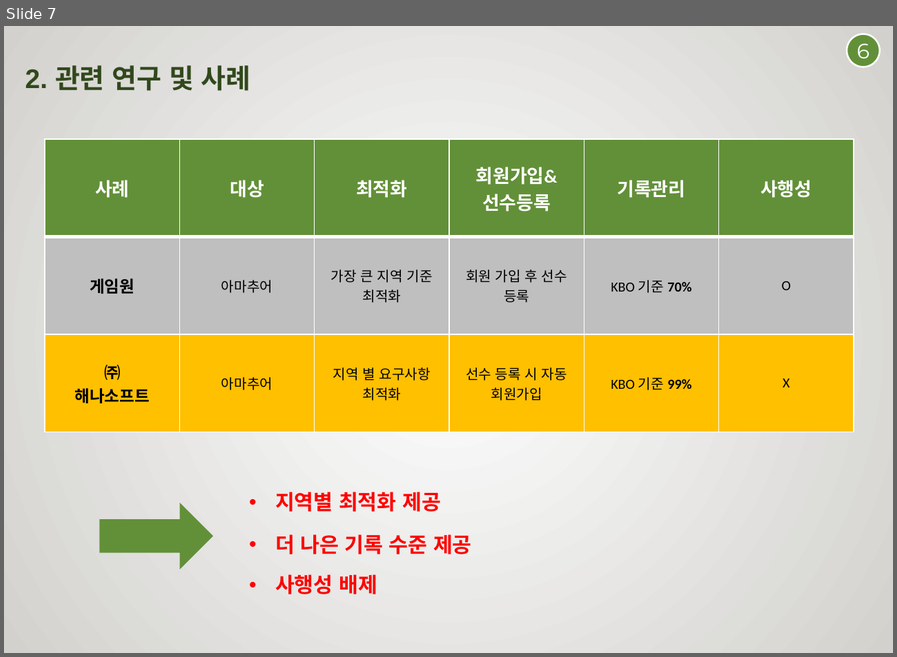
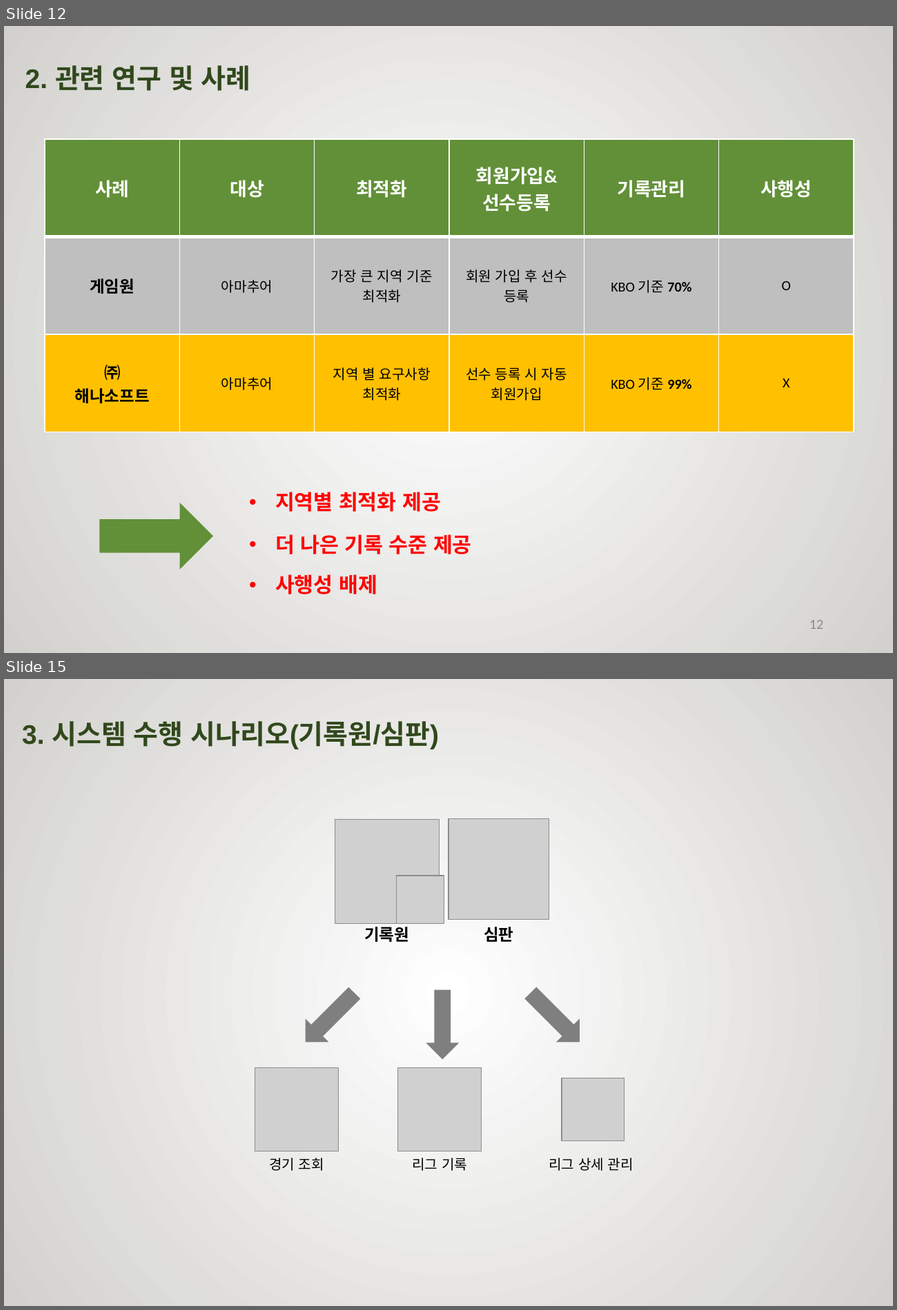
Before and after one commit to rimbong/Webengers, a slide deck: resources/졸작설계서.pptx. Shown one above the other, each under a label of ours: slide 7 before the commit, slides 12 and 15 after it; the slides between them are not shown. The pictures are 897x657 and 897x1310 pixels, drawn with LibreOffice and Linux fonts; fonts in the diff are those of the drawing; grey boxes stand for pictures; background and template pictures are left out. Boxes give left, top, right and bottom in pixels: in the first picture for what was removed or moved away, otherwise in the second. Text is boxed around its words. In the diff, an @@ line names an element or a change of style, - is before the commit and + after.

```diff
--- a/resources/졸작설계서.pptx
+++ b/resources/졸작설계서.pptx
@@ slide 15 added at [4,679,893,1306], background picture (left out) @@
@@ text added at [22,721,439,749], 40 pt, text #31481C, bold @@
+3. 시스템 수행 시나리오(기록원/심판)
@@ picture added at [335,820,439,924] @@
@@ picture added at [449,818,549,919] @@
@@ picture added at [396,876,444,923] @@
@@ text added at [364,927,409,942], 14 pt, text #000000, bold @@
+기록원
@@ text added at [484,927,513,942], 14 pt, text #000000, bold @@
+심판
@@ right arrow added at [294,981,366,1053], fill #7F7F7F @@
@@ right arrow added at [519,981,590,1053], fill #7F7F7F @@
@@ right arrow added at [426,990,459,1059], fill #7F7F7F @@
@@ picture added at [254,1067,339,1152] @@
@@ picture added at [398,1067,481,1152] @@
@@ picture added at [562,1078,624,1141] @@
@@ text added at [269,1158,324,1171], 12 pt, text #000000 @@
+경기 조회
@@ text added at [412,1158,467,1171], 12 pt, text #000000 @@
+리그 기록
@@ text added at [548,1158,633,1171], 12 pt, text #000000 @@
+리그 상세 관리
@@ what was slide 7 is now slide 12 @@
@@ slide 12 changed as well @@
@@ ellipse removed at [846,34,880,67] @@
-6
@@ page number added at [809,620,823,629], 12 pt, text #8C8C8C @@
+12
```
Also in this commit, not shown: 17 other slides changed, 16 other slides added, 2 slides removed.
